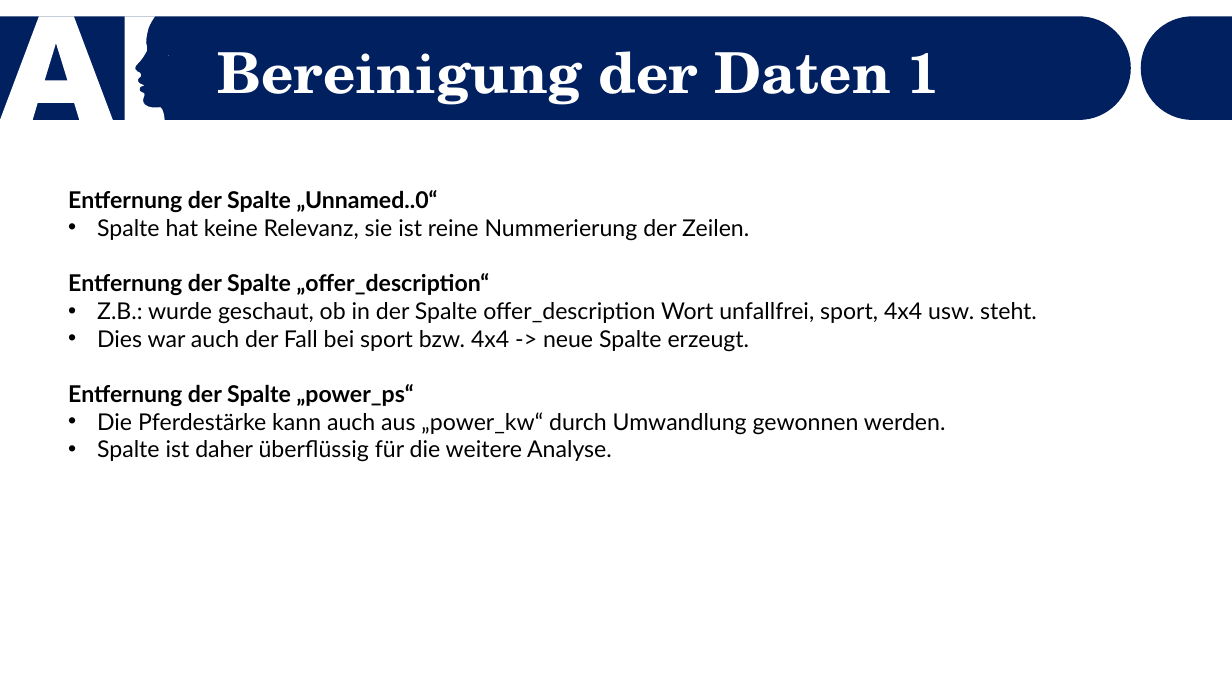
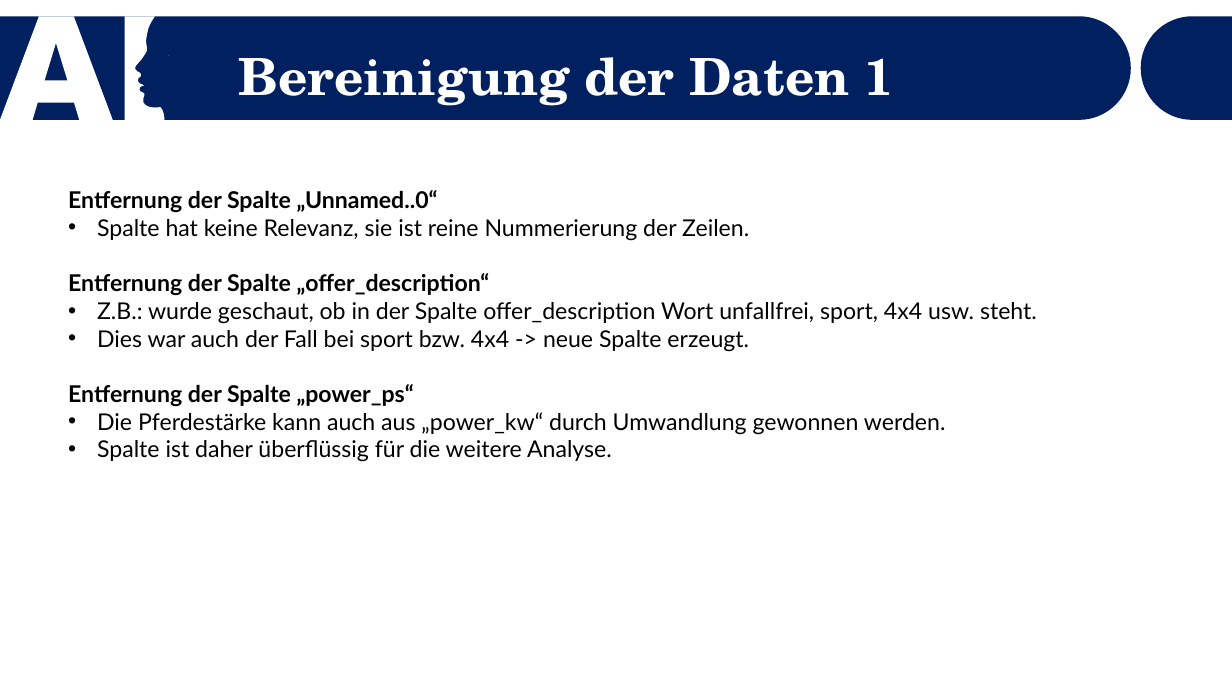
Before and after one commit to Dewin154/Projekt_Machine_Learning, a slide deck: slide 5 of Präsentation_Vorlage.pptx. Drawn at 1232x693 pixels with LibreOffice and Linux fonts; fonts in the diff are those of the drawing. Boxes give left, top, right and bottom in pixels: in the first picture for what was removed or moved away, otherwise in the second. Text is boxed around its words. In the diff, an @@ line names an element or a change of style, - is before the commit and + after.

```diff
--- a/Präsentation_Vorlage.pptx
+++ b/Präsentation_Vorlage.pptx
@@ text "Bereinigung der Daten 1" at (239,57,893,106): size 44 to 40 pt; indent changed; line spacing 0.7 to 0.9 @@
```
Also in this commit, not shown: 16 other slides changed, 1 slide added, 2 other files.
